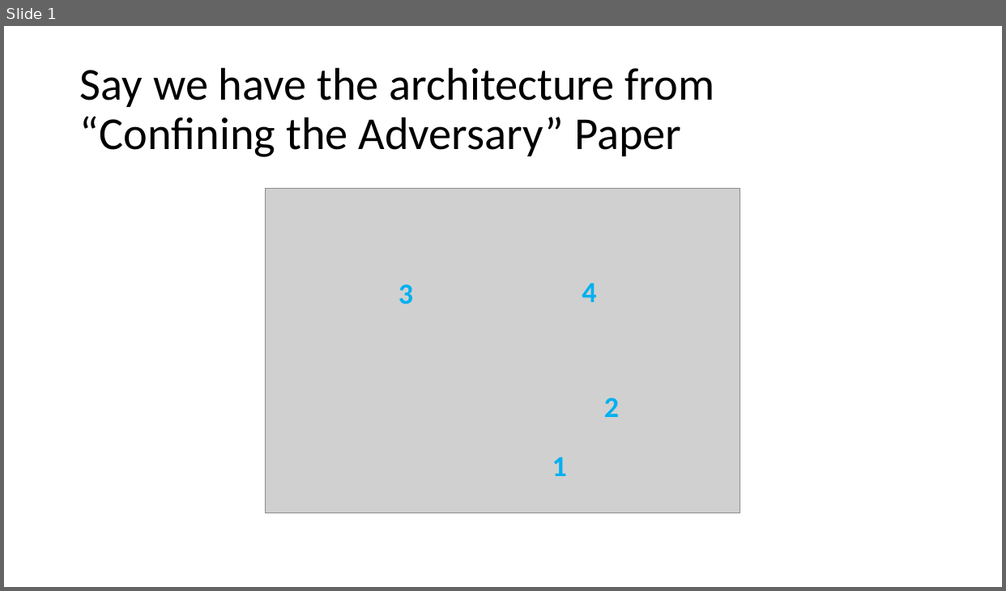
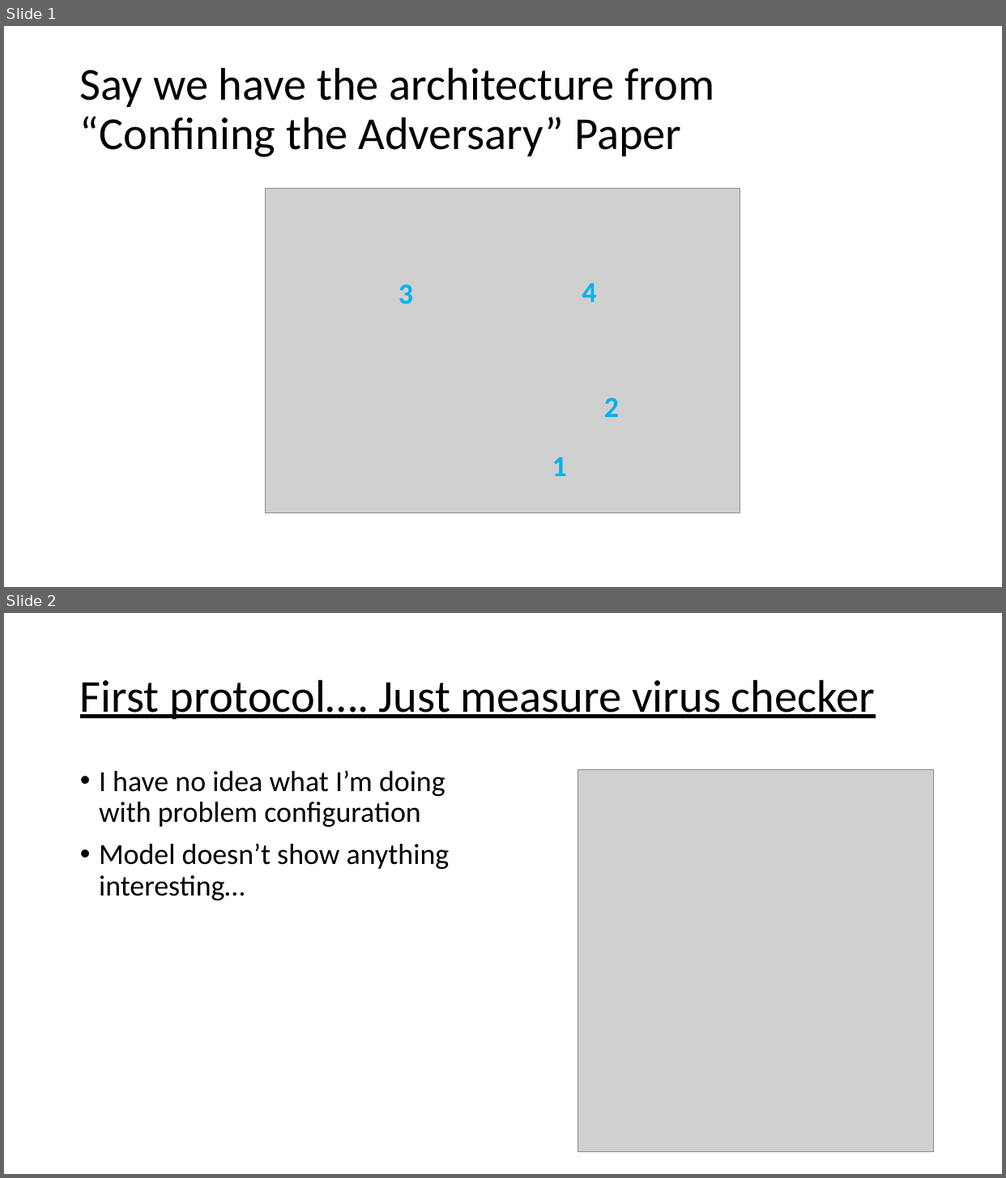
Before and after one commit to ku-sldg/protocol_ordering, a slide deck: src/chase_analysis/vc/cost_first_attempt.pptx. Shown one above the other, each under a label of ours: slide 1 before the commit, slides 1 and 2 after it. The pictures are 1006x591 and 1006x1178 pixels, drawn with LibreOffice and Linux fonts; fonts in the diff are those of the drawing; grey boxes stand for pictures. Boxes give left, top, right and bottom in pixels: in the first picture for what was removed or moved away, otherwise in the second. Text is boxed around its words. In the diff, an @@ line names an element or a change of style, - is before the commit and + after.

Commit message:
adding ex1 xhtml output to slide

```diff
--- a/src/chase_analysis/vc/cost_first_attempt.pptx
+++ b/src/chase_analysis/vc/cost_first_attempt.pptx
@@ slide 2 added at [4,613,1002,1174], background #FFFFFF @@
@@ title added at [80,679,875,719], 44 pt, text #000000, underline @@
+First protocol…. Just measure virus checker
@@ text added at [99,771,450,901], 28 pt, text #000000 @@
+• I have no idea what I’m doing with problem configuration
+• Model doesn’t show anything interesting…
@@ picture added at [577,769,933,1152] @@
```
